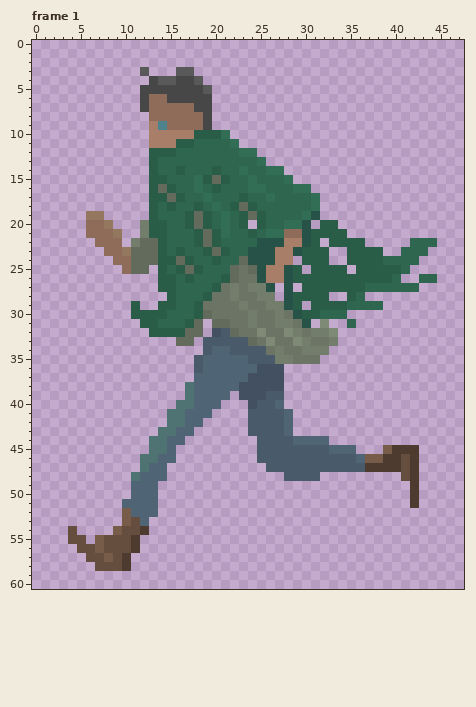
Two versions of one pixel-art file, Todo/Arte/Player/runningL.ase. This is how it looked before the edit.
48x61 pixels, 8 frames. Colours within 5 levels of each other are drawn and written as one. Shown: frame 1. The commit also changed other frames, which this record leaves out.
After the commit:
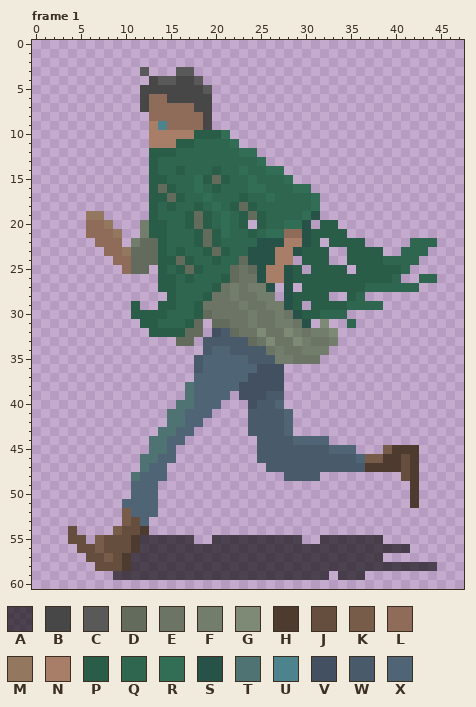
Palette (. is transparent): A #0000009b  B #474747  C #595959  D #626b5c  E #6c7565  F #727d6b  G #7e8a76  H #4d3b2f  J #664e3f  K #785c4a  L #8f6c5a  M #94775f  N #a87e68  P #2a5d48  Q #2e664f  R #316e55  S #265248  T #4f7373  U #4d838c  V #435061  W #495b6b  X #4f6575
From old to new:
{"change": "layer \"sombra\" added"}
{"where": "frame 1, layer \"sombra\""}
{"frame":1,"y":55,"x":12,"old":"......","new":"AAAAAA"}
{"frame":1,"y":55,"x":20,"old":"..........","new":"AAAAAAAAAA"}
{"frame":1,"y":55,"x":32,"old":".......","new":"AAAAAAA"}
{"frame":1,"y":56,"x":12,"old":"..............................","new":"AAAAAAAAAAAAAAAAAAAAAAAAAAAAAA"}
{"frame":1,"y":57,"x":11,"old":"............................","new":"AAAAAAAAAAAAAAAAAAAAAAAAAAAA"}
{"frame":1,"y":58,"x":11,"old":"..................................","new":"AAAAAAAAAAAAAAAAAAAAAAAAAAAAAAAAAA"}
{"frame":1,"y":59,"x":9,"old":"........................","new":"AAAAAAAAAAAAAAAAAAAAAAAA"}
{"frame":1,"y":59,"x":34,"old":"...","new":"AAA"}
{"label":"added","picture_box":[113,535,437,580]}
